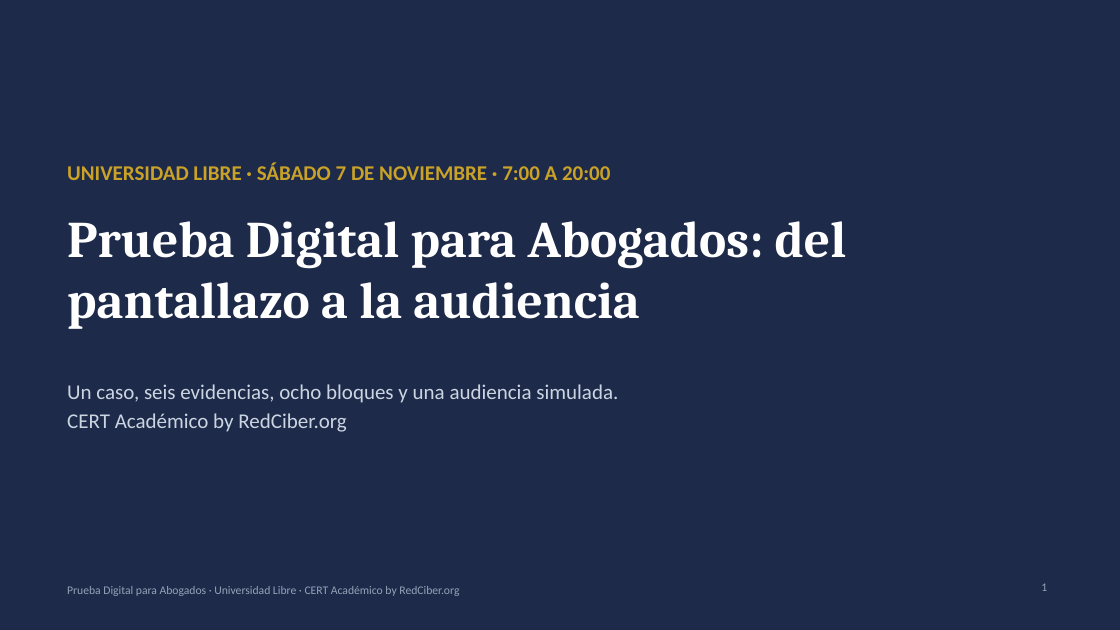
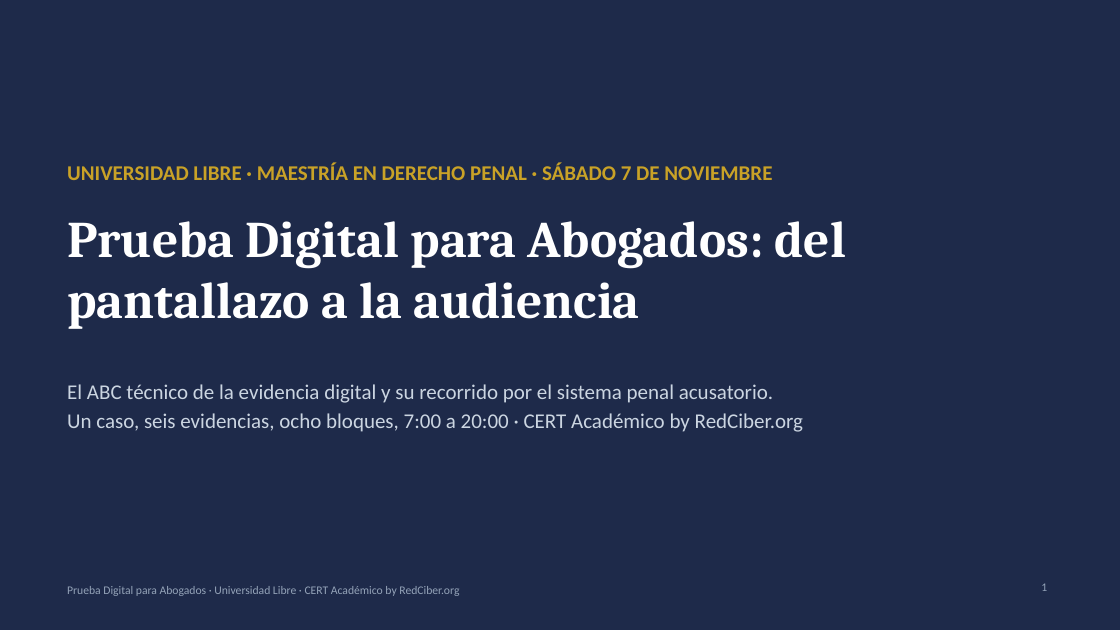
Before and after one commit to CertAcademico/cert-academico-by-redciber-org, a slide deck: slide 1 of materiales/prueba-digital/presentacion-prueba-digital-unilibre.pptx. Drawn at 1120x630 pixels with LibreOffice and Linux fonts; fonts in the diff are those of the drawing. Boxes give left, top, right and bottom in pixels: in the first picture for what was removed or moved away, otherwise in the second. Text is boxed around its words. In the diff, an @@ line names an element or a change of style, - is before the commit and + after.

```diff
--- a/materiales/prueba-digital/presentacion-prueba-digital-unilibre.pptx
+++ b/materiales/prueba-digital/presentacion-prueba-digital-unilibre.pptx
@@ text at <box>67,163,772,180</box>: text changed @@
-UNIVERSIDAD LIBRE · SÁBADO 7 DE NOVIEMBRE · 7:00 A 20:00
+UNIVERSIDAD LIBRE · MAESTRÍA EN DERECHO PENAL · SÁBADO 7 DE NOVIEMBRE
@@ text at <box>67,384,803,432</box>: text changed @@
-Un caso, seis evidencias, ocho bloques y una audiencia simulada.
-CERT Académico by RedCiber.org
+El ABC técnico de la evidencia digital y su recorrido por el sistema penal acusatorio.
+Un caso, seis evidencias, ocho bloques, 7:00 a 20:00 · CERT Académico by RedCiber.org
```
Also in this commit, not shown: 6 other slides changed, 1 slide added, 1 slide removed, 2 other files.
